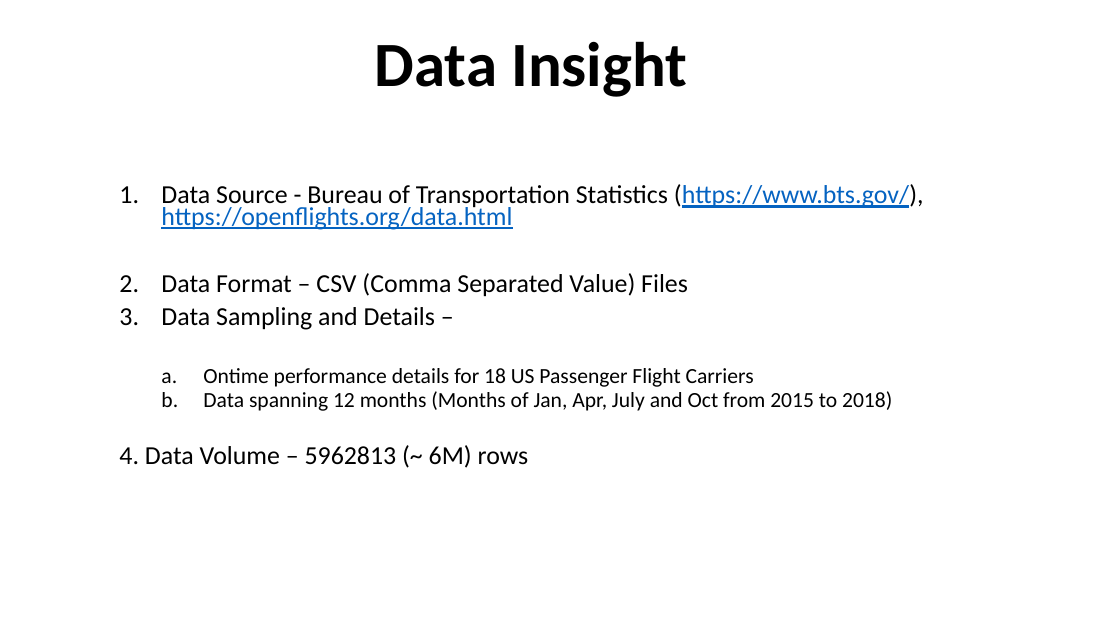
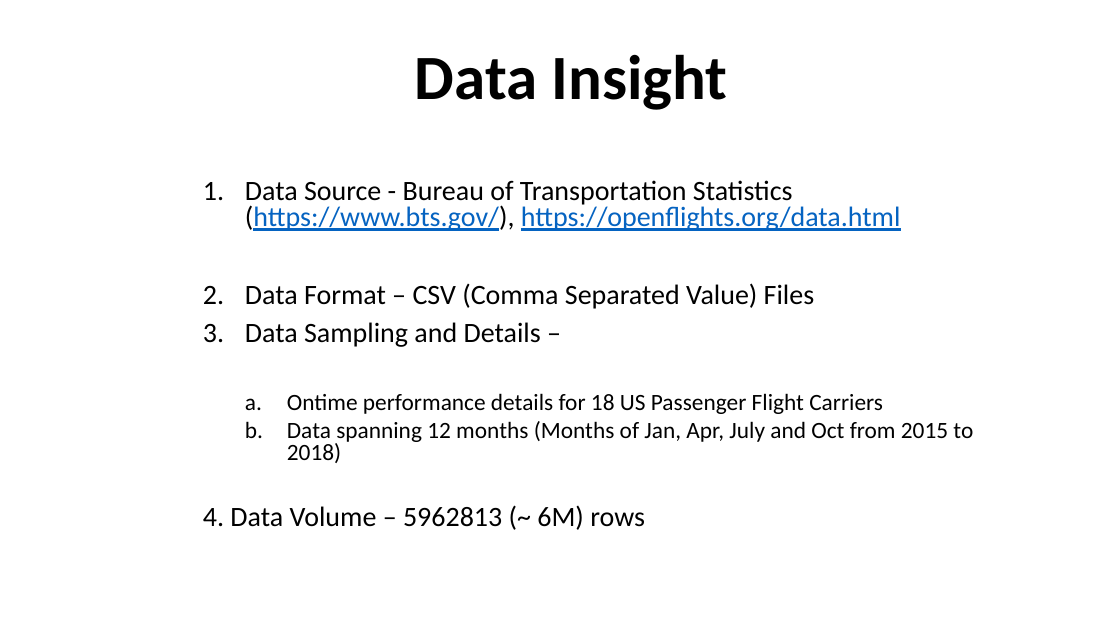
Before and after one commit to Randy0601/GroupProject, a slide deck: slide 3 of Ghassan-P/GroupProject-starbucks.pptx. Drawn at 1120x630 pixels with LibreOffice and Linux fonts; fonts in the diff are those of the drawing. Boxes give left, top, right and bottom in pixels: in the first picture for what was removed or moved away, otherwise in the second. Text is boxed around its words. In the diff, an @@ line names an element or a change of style, - is before the commit and + after.

Commit message:
Formatted presentation

```diff
--- a/Ghassan-P/GroupProject-starbucks.pptx
+++ b/Ghassan-P/GroupProject-starbucks.pptx
@@ title "Data Insight": place and size @@
-title "Data Insight" at (375, 41, 687, 97)
+title "Data Insight" at (415, 54, 728, 110)
@@ subtitle "Data Source - Bureau of ...": place and size @@
-subtitle "Data Source - Bureau of ..." at (119, 184, 924, 468)
+subtitle "Data Source - Bureau of ..." at (203, 180, 973, 530)
@@ subtitle "Data Source - Bureau of ..." at (203, 180, 973, 530): size 22.2 to 24 pt in "Data Source - Bureau of Transportation Statistics ...", "Data Format – CSV (Comma Separated Value) ...", "Data Sampling and Details –", "4. Data Volume – 5962813 (~ 6M) ..."; size 18.5 to 20 pt in "Ontime performance details for 18 US Passenger ...", "Data spanning 12 months (Months of Jan, ..."; line spacing 0.7 to 0.8 @@
```
Also in this commit, not shown: 23 other slides changed, 1 slide added.
